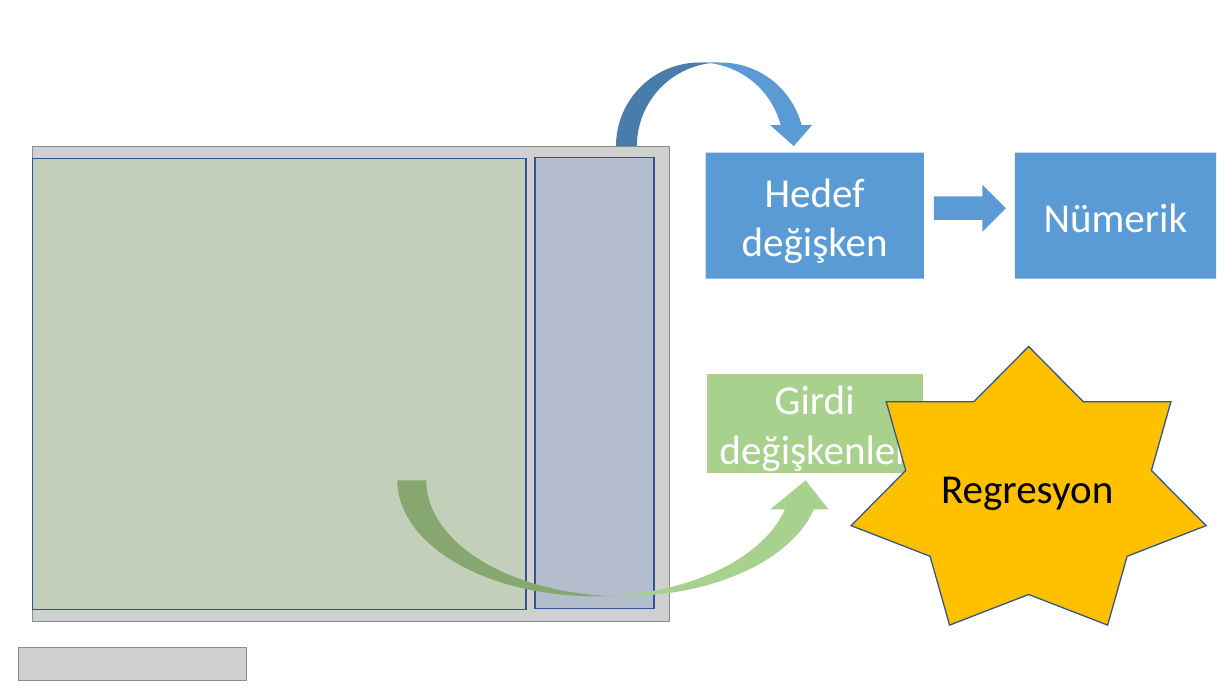
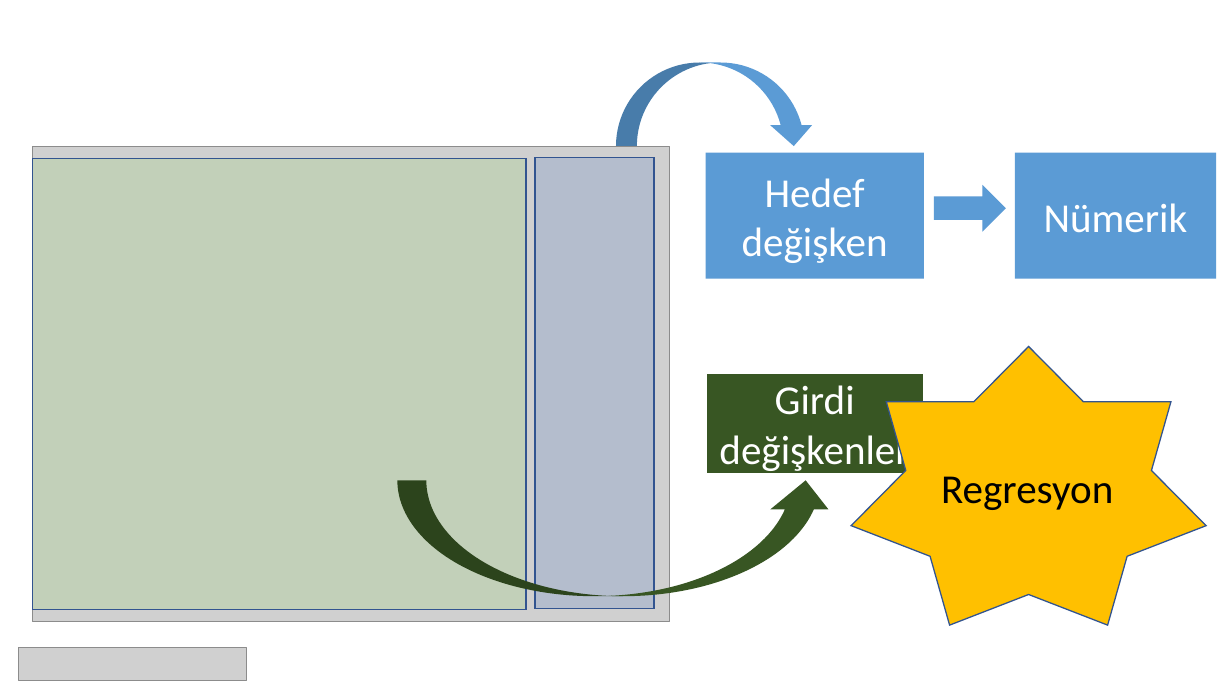
Before and after one commit to MustafaErenSonkaya/machine-learning-with-python-101, a slide deck: slide 5 of presentations/05. Hangi problemi hangi teknikle çözeriz.pptx. Drawn at 1232x693 pixels with LibreOffice and Linux fonts; fonts in the diff are those of the drawing; grey boxes stand for pictures. Boxes give left, top, right and bottom in pixels: in the first picture for what was removed or moved away, otherwise in the second. Text is boxed around its words. In the diff, an @@ line names an element or a change of style, - is before the commit and + after.

```diff
--- a/presentations/05. Hangi problemi hangi teknikle çözeriz.pptx
+++ b/presentations/05. Hangi problemi hangi teknikle çözeriz.pptx
@@ rectangle "Girdi değişkenler" at <box>706,372,924,473</box>: fill #A9D18E to #385723 @@
@@ curved up arrow at <box>397,481,835,596</box>: fill #A9D18E to #385723 @@
```
Also in this commit, not shown: 2 other slides changed, 31 other files.
